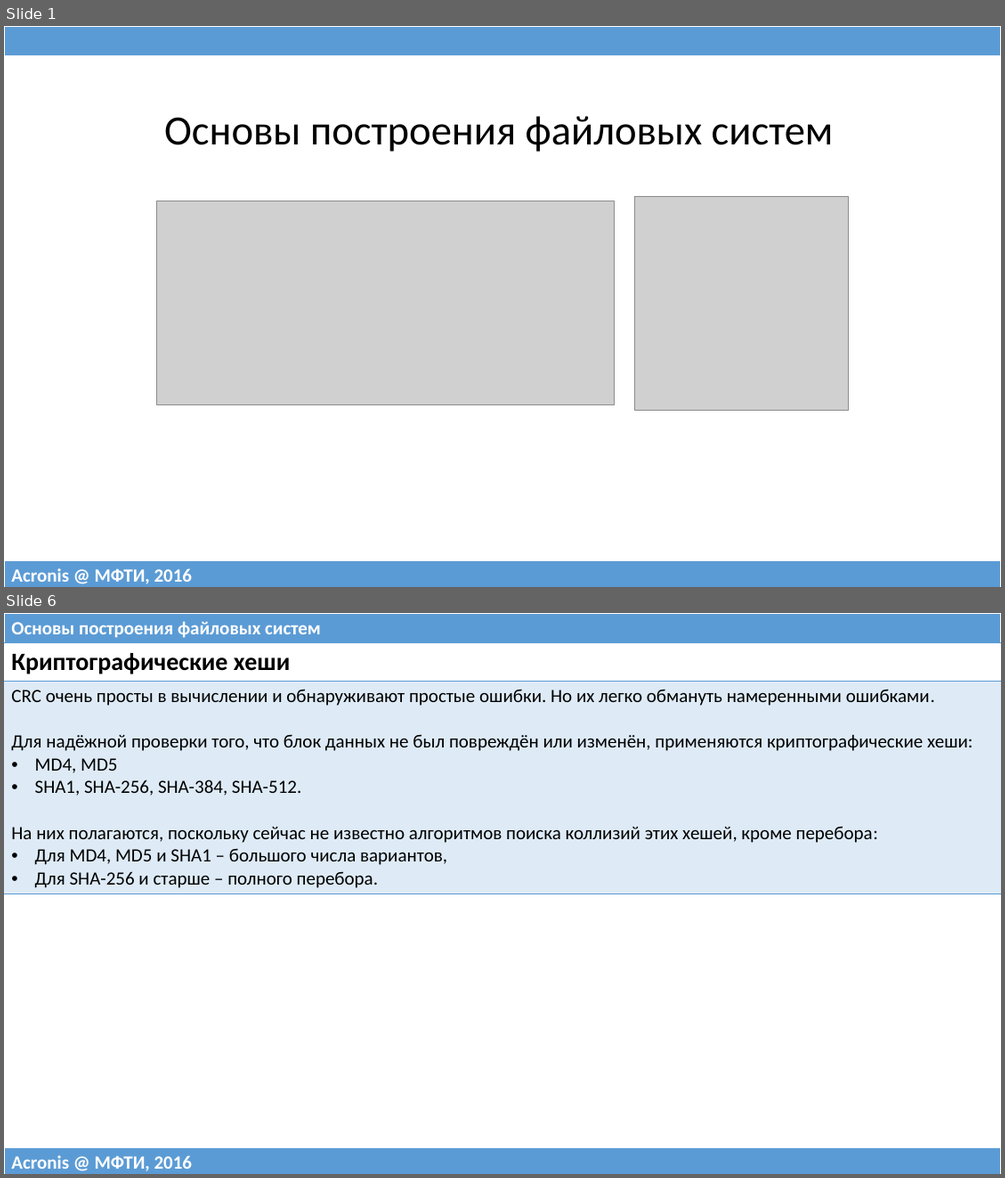
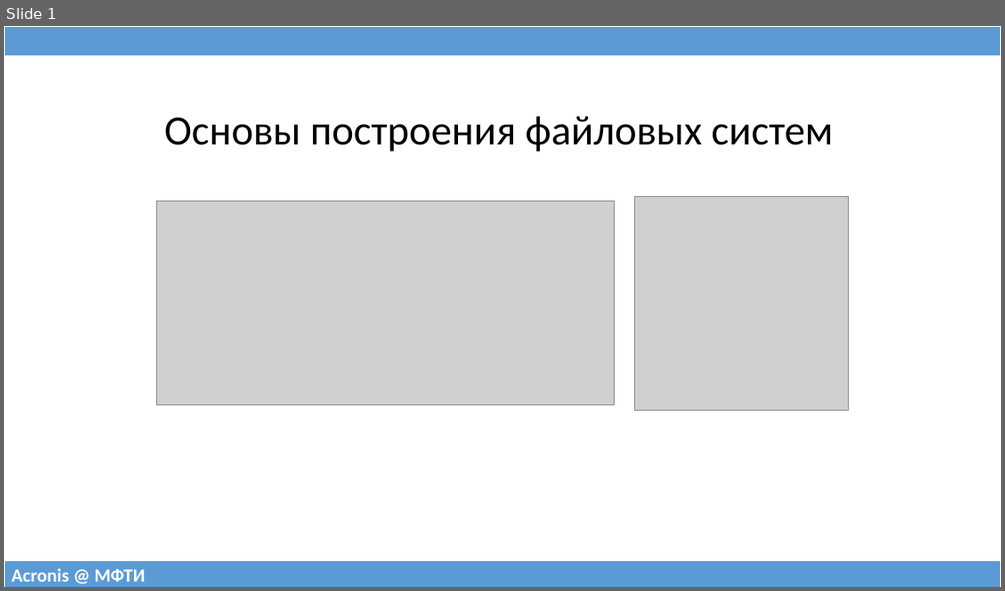
Before and after one commit to 75cc8545e7b021ed280ed0ef99fc7fc4/filesystems-101, a slide deck: talks/src/class06.pptx. Shown one above the other, each under a label of ours: slides 1 and 6 before the commit, slide 1 after it; the slides between them are not shown. The pictures are 1005x1178 and 1005x591 pixels, drawn with LibreOffice and Linux fonts; fonts in the diff are those of the drawing; grey boxes stand for pictures. Boxes give left, top, right and bottom in pixels: in the first picture for what was removed or moved away, otherwise in the second. Text is boxed around its words. In the diff, an @@ line names an element or a change of style, - is before the commit and + after.

```diff
--- a/talks/src/class06.pptx
+++ b/talks/src/class06.pptx
@@ slide 6 removed at [4,613,1001,1174], background #FFFFFF @@
@@ table removed at [4,613,1001,643], 1 rows, 1 columns @@
-Основы построения файловых систем
@@ table removed at [4,643,1001,892], 2 rows, 1 columns @@
-Криптографические хеши
-CRC очень просты в вычислении и обнаруживают простые ошибки. Но их легко обмануть намеренными ошибками. / Для надёжной проверки того, что блок данных не был повреждён или изменён, применяются криптографические хеши: / MD4, MD5 / SHA1, SHA-256, SHA-384, SHA-512. / На них полагаются, поскольку сейчас не известно алгоритмов поиска коллизий этих хешей, кроме перебора: / Для MD4, MD5 и SHA1 – большого числа вариантов, / Для SHA-256 и старше – полного перебора.
@@ table removed at [4,1147,1001,1174], 1 rows, 1 columns @@
-Acronis @ МФТИ, 2016
@@ slide 1 changed as well @@
@@ table at [4,560,1001,587] @@
-row 1, column 1: Acronis @ МФТИ, 2016
+row 1, column 1: Acronis @ МФТИ
```
Also in this commit, not shown: 8 other slides changed, 14 slides added, 3 other slides removed, 1 other file.
